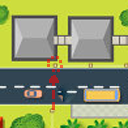
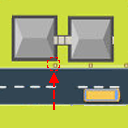
Layer changes from the first 128x128 image to the second:
added layer "圖層 2 拷貝" above "圖層 2" over [0, 1, 60, 110]
hid "圖層 2", opacity 54% → 100%, painted on it over [0, 1, 63, 110]
added layer "圖層 4" above "圖層 1" over [0, 1, 128, 128]
